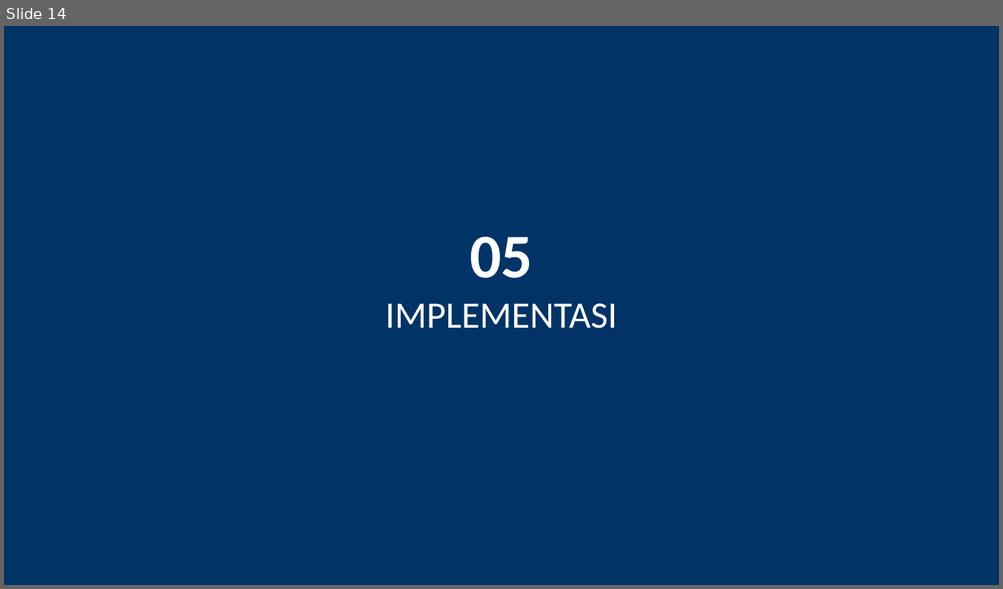
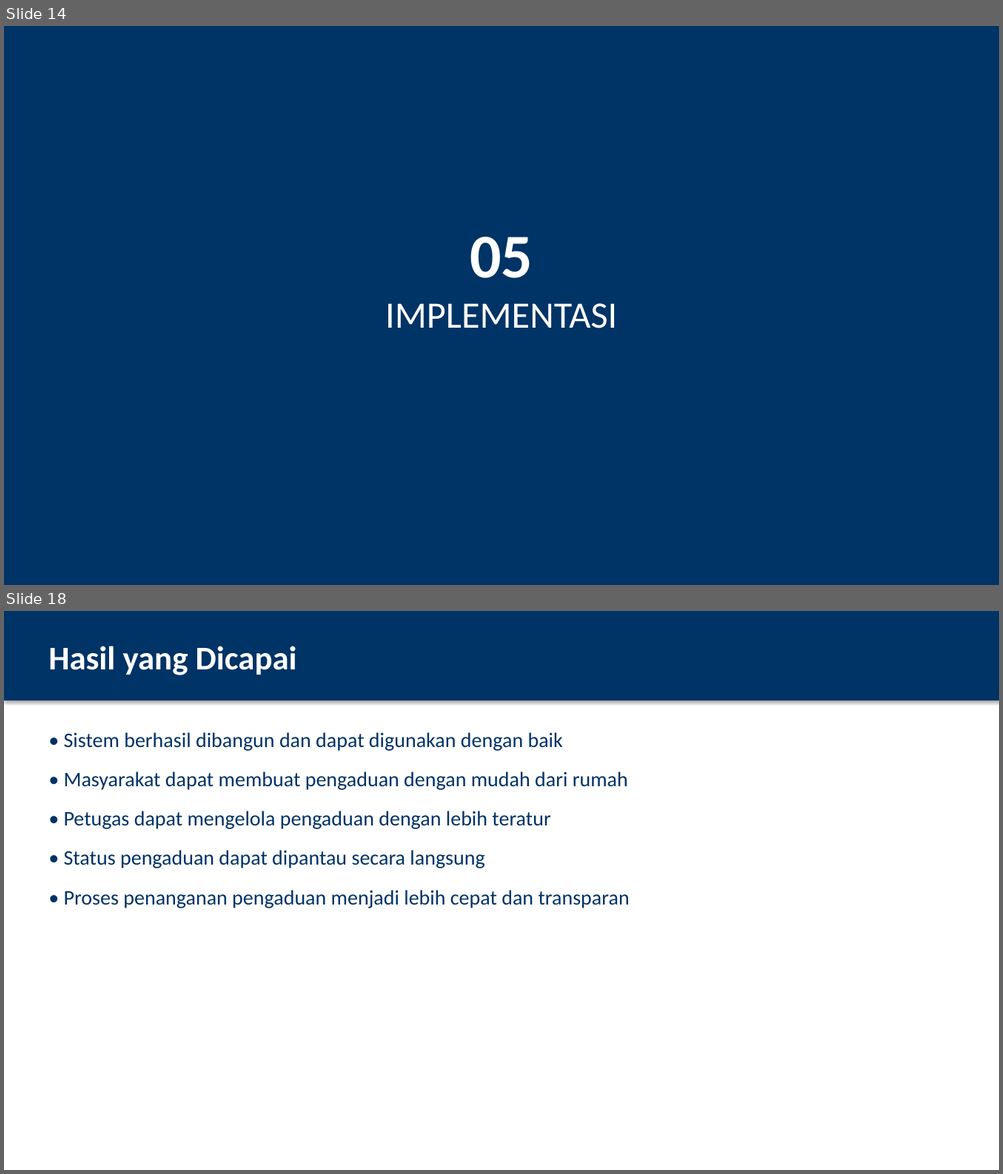
Before and after one commit to irfan-ghzl/CRM, a slide deck: PRESENTASI_SISTEM_PENGADUAN_MASYARAKAT.pptx. Shown one above the other, each under a label of ours: slide 14 before the commit, slides 14 and 18 after it; the slides between them are not shown. The pictures are 1003x589 and 1003x1174 pixels, drawn with LibreOffice and Linux fonts; fonts in the diff are those of the drawing. Boxes give left, top, right and bottom in pixels: in the first picture for what was removed or moved away, otherwise in the second. Text is boxed around its words. In the diff, an @@ line names an element or a change of style, - is before the commit and + after.

```diff
--- a/PRESENTASI_SISTEM_PENGADUAN_MASYARAKAT.pptx
+++ b/PRESENTASI_SISTEM_PENGADUAN_MASYARAKAT.pptx
@@ slide 18 added at <box>4,611,999,1170</box>, background #FFFFFF @@
@@ rectangle added at <box>4,611,999,701</box>, fill #003366 @@
@@ text added at <box>48,646,297,675</box>, 32 pt, text #FFFFFF, bold @@
+Hasil yang Dicapai
@@ text added at <box>64,732,629,908</box>, 20 pt, text #003366 @@
+• Sistem berhasil dibangun dan dapat digunakan dengan baik
+• Masyarakat dapat membuat pengaduan dengan mudah dari rumah
+• Petugas dapat mengelola pengaduan dengan lebih teratur
+• Status pengaduan dapat dipantau secara langsung
+• Proses penanganan pengaduan menjadi lebih cepat dan transparan
```
Also in this commit, not shown: 15 slides changed, 4 other slides added, 5 slides removed.
